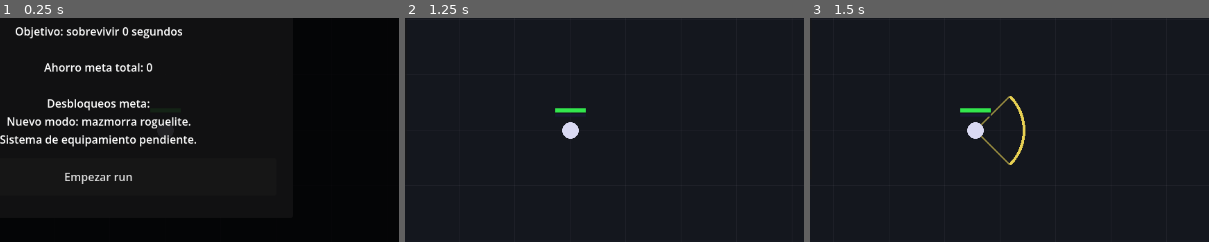
Above: before the commit, frames 1-3 (left to right).
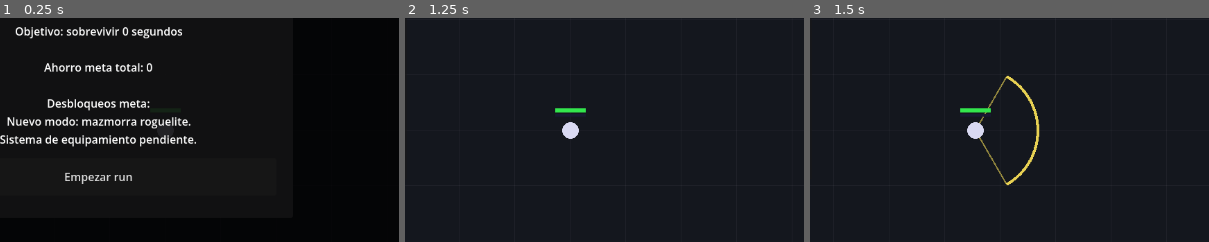
Above: after the commit, the same moments.

Repository: sergioHdz77/Dungeon-Project
Game: Godot game, scene res://scenes/core/main.tscn
Same seed, same stepped clock (60 frames per second), same inputs: the game is played once before the commit and once after it.
Inputs:
- Up to frame 1 (0.25 s): no input
- Up to frame 2 (1.25 s): click "Empezar run" at 0.5 s
- Up to frame 3 (1.5 s): tap Enter at 1.25 s; hold D (move_right) from 1.28 s (still down); tap Space (attack) at 1.35 s
The pictures show only the part of the screen within x 29-79%, y 25-75%; the shares and areas given below are measured in that part.

Frames 1-2 are identical in both runs. In frame 3, 1.2% of the frame differs, in the area x 42-58%, y 25-75%.

Commit message:
fix combat

Diff:
--- a/scenes/player/Player.tscn
+++ b/scenes/player/Player.tscn
@@ -34,6 +34,7 @@
 "
 
 [sub_resource type="CircleShape2D" id="CircleShape2D_v6fml"]
+radius = 4.3333335
 
 [node name="Player" type="CharacterBody2D" unique_id=1173866472]
 script = SubResource("GDScript_p0vlq")
@@ -54,3 +55,4 @@
 
 [node name="Progression" type="Node" parent="." unique_id=99627898]
 script = ExtResource("4_524rm")
+max_health = 9999.0
--- a/scripts/dungeon/dungeon_manager.gd
+++ b/scripts/dungeon/dungeon_manager.gd
@@ -74,6 +74,10 @@
 	if current_room.has_method("setup_room"):
 		current_room.setup_room(player, 1)
 
+	# Escuchamos cuándo la sala queda limpia.
+	if current_room.has_signal("room_cleared"):
+		current_room.room_cleared.connect(_on_current_room_cleared)
+
 func go_to_next_room() -> void:
 	# Avanza a la siguiente sala de la secuencia.
 
@@ -117,3 +121,10 @@
 		child.queue_free()
 
 	current_room = null
+
+func _on_current_room_cleared() -> void:
+	# De momento solo imprimimos.
+	# En el siguiente paso decidiremos si se abre una puerta,
+	# si aparece una recompensa o si se avanza a la siguiente sala.
+
+	print("DungeonManager ha recibido room_cleared de la sala actual.")
--- a/scripts/dungeon/rooms/dungeon_room.gd
+++ b/scripts/dungeon/rooms/dungeon_room.gd
@@ -91,18 +91,23 @@
 
 	alive_enemies += 1
 
-	# Si el enemigo tiene señal died, la conectamos.
-	# Si no la tiene, no pasa nada por ahora.
-	if enemy.has_signal("died"):
-		enemy.died.connect(_on_enemy_died)
+	# Detectamos cuándo el enemigo sale de la escena.
+	# Esto normalmente pasa cuando muere y hace queue_free().
+	# Así no dependemos todavía de que el enemigo tenga señal died.
+	enemy.tree_exited.connect(_on_enemy_removed)
 
 
-func _on_enemy_died() -> void:
+func _on_enemy_removed() -> void:
+	# Un enemigo de esta sala ha desaparecido.
+	# Normalmente significa que ha muerto.
+
 	alive_enemies -= 1
 
+	print("Enemigo eliminado. Quedan: ", alive_enemies)
+
 	if alive_enemies <= 0:
+		print("Sala limpiada: ", name)
 		room_cleared.emit()
-
 
 func _draw() -> void:
 	# Dibujamos el suelo de la sala centrado en el origen del nodo.
--- a/scripts/enemies/enemy.gd
+++ b/scripts/enemies/enemy.gd
@@ -81,8 +81,10 @@
 	queue_redraw()
 
 func take_damage(amount: float) -> void:
-	# Recibe daño de proyectiles o aura.
+	# Recibe daño del ataque melee.
 	health -= amount
+
+	print(name, " recibe daño: ", amount, " | vida restante: ", health)
 
 	if health <= 0.0:
 		die()
@@ -90,6 +92,8 @@
 		queue_redraw()
 
 func die() -> void:
+	print(name, " muere")
+
 	# Si el target sabe registrar kills, le avisamos.
 	# En este caso normalmente target será Player.
 	if target != null and target.has_method("register_kill"):
--- a/scripts/player/player_combat.gd
+++ b/scripts/player/player_combat.gd
@@ -20,11 +20,11 @@
 @export var attack_cooldown: float = 0.45
 
 # Alcance del golpe cuerpo a cuerpo.
-@export var melee_range: float = 70.0
+@export var melee_range: float = 90.0
 
 # Anchura del golpe en grados.
 # 90 grados significa que golpea en un cono frontal amplio.
-@export var melee_arc_degrees: float = 90.0
+@export var melee_arc_degrees: float = 120.0
 
 # Mantengo attack_range para no romper HUD/getters antiguos.
 # Internamente lo usaremos como alias visual del melee_range.
@@ -116,28 +116,30 @@
 
 		if is_enemy_inside_melee_arc(enemy_2d):
 			if enemy_2d.has_method("take_damage"):
+				print("Golpeando enemigo: ", enemy_2d.name, " daño: ", attack_damage)
 				enemy_2d.call("take_damage", attack_damage)
 
 
 func is_enemy_inside_melee_arc(enemy: Node2D) -> bool:
 	var to_enemy: Vector2 = enemy.global_position - player.global_position
-	var distance := to_enemy.length()
+	var distance: float = to_enemy.length()
 
-	# Primero comprobamos distancia.
+	# Rango máximo del golpe.
 	if distance > melee_range:
 		return false
 
-	# Si el enemigo está justo encima, lo damos por válido.
-	if distance <= 0.01:
+	# Si el enemigo está muy pegado al jugador, permitimos el golpe.
+	# Esto evita la sensación rara de "lo tengo encima pero no le doy".
+	if distance <= 32.0:
 		return true
 
-	var direction_to_enemy := to_enemy.normalized()
+	var direction_to_enemy: Vector2 = to_enemy.normalized()
 
 	# Ángulo entre la dirección del jugador y la dirección al enemigo.
 	var angle: float = facing_direction.angle_to(direction_to_enemy)
 	var angle_degrees: float = absf(rad_to_deg(angle))
 
-	# Si entra dentro del cono frontal, recibe daño.
+	# Cono frontal.
 	return angle_degrees <= melee_arc_degrees / 2.0
 
 
